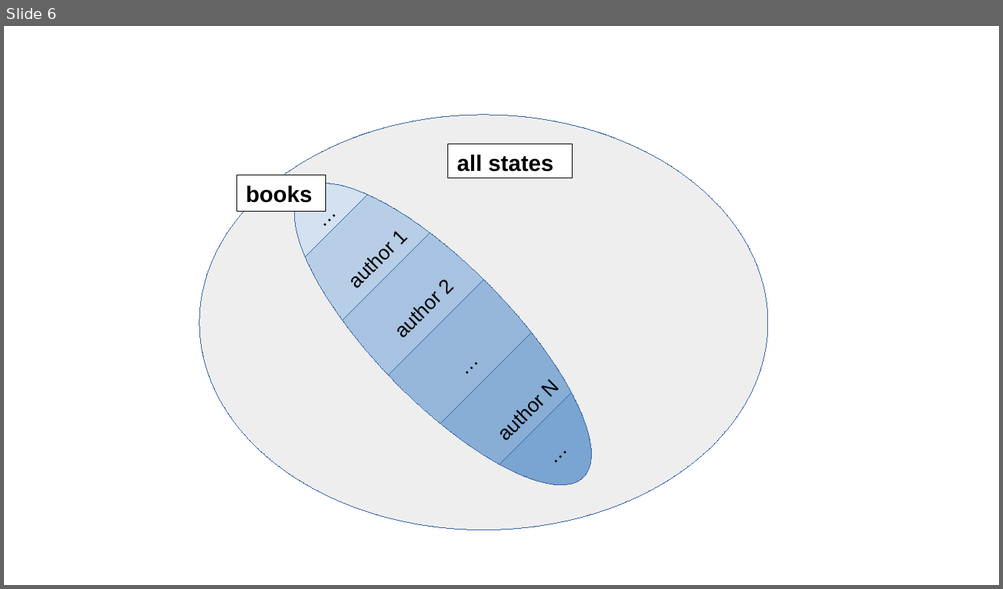
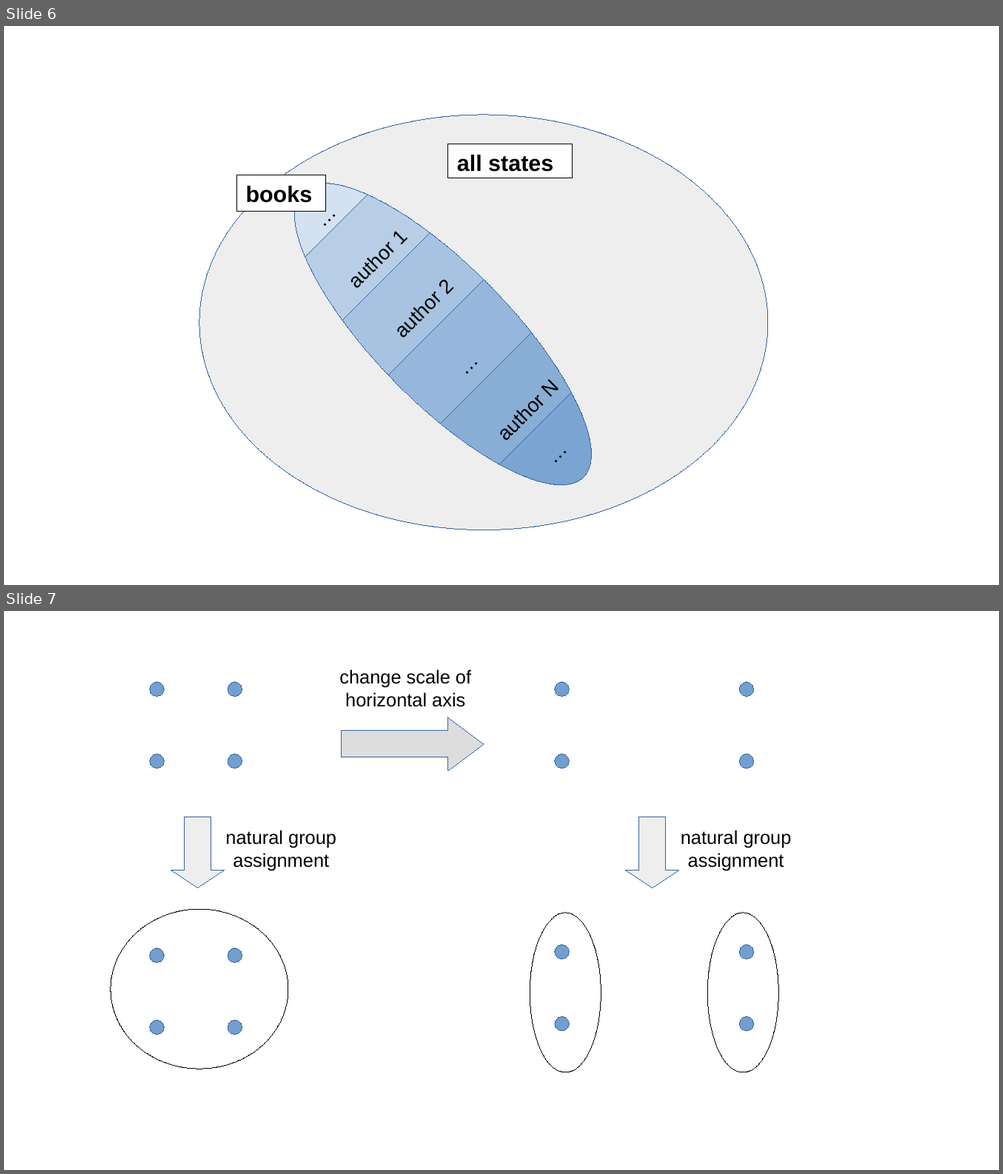
Before and after one commit to ajakovac/AI-slides, a slide deck: Sources/images.odp. Shown one above the other, each under a label of ours: slide 6 before the commit, slides 6 and 7 after it. The pictures are 1003x589 and 1003x1174 pixels, drawn with LibreOffice and Linux fonts; fonts in the diff are those of the drawing. Boxes give left, top, right and bottom in pixels: in the first picture for what was removed or moved away, otherwise in the second. Text is boxed around its words. In the diff, an @@ line names an element or a change of style, - is before the commit and + after.

```diff
--- a/Sources/images.odp
+++ b/Sources/images.odp
@@ slide 7 added at bbox=[4, 611, 999, 1170], background #FFFFFF @@
@@ text added at bbox=[339, 669, 471, 707], 15 pt, text #000000 @@
+change scale of horizontal axis
@@ ellipse added at bbox=[149, 682, 164, 697], fill #729FCF, outline #3465A4 0 pt @@
@@ ellipse added at bbox=[227, 682, 242, 697], fill #729FCF, outline #3465A4 0 pt @@
@@ ellipse added at bbox=[555, 682, 569, 697], fill #729FCF, outline #3465A4 0 pt @@
@@ ellipse added at bbox=[740, 682, 754, 697], fill #729FCF, outline #3465A4 0 pt @@
@@ right arrow added at bbox=[341, 718, 484, 771], fill #DDDDDD, outline #3465A4 0 pt @@
@@ ellipse added at bbox=[149, 755, 164, 769], fill #729FCF, outline #3465A4 0 pt @@
@@ ellipse added at bbox=[227, 755, 242, 769], fill #729FCF, outline #3465A4 0 pt @@
@@ ellipse added at bbox=[555, 755, 569, 769], fill #729FCF, outline #3465A4 0 pt @@
@@ ellipse added at bbox=[740, 755, 754, 769], fill #729FCF, outline #3465A4 0 pt @@
@@ down arrow added at bbox=[171, 817, 225, 888], fill #EEEEEE, outline #3465A4 0 pt @@
@@ text added at bbox=[225, 830, 336, 871], 15 pt, text #000000 @@
+natural group assignment
@@ down arrow added at bbox=[626, 817, 679, 888], fill #EEEEEE, outline #3465A4 0 pt @@
@@ text added at bbox=[680, 830, 791, 871], 15 pt, text #000000 @@
+natural group assignment
@@ ellipse added at bbox=[111, 910, 288, 1070], outline #000000 0 pt @@
@@ ellipse added at bbox=[530, 914, 601, 1073], outline #000000 0 pt @@
@@ ellipse added at bbox=[708, 914, 780, 1073], outline #000000 0 pt @@
@@ ellipse added at bbox=[149, 948, 164, 963], fill #729FCF, outline #3465A4 0 pt @@
@@ ellipse added at bbox=[227, 948, 242, 963], fill #729FCF, outline #3465A4 0 pt @@
@@ ellipse added at bbox=[555, 945, 569, 960], fill #729FCF, outline #3465A4 0 pt @@
@@ ellipse added at bbox=[740, 945, 754, 960], fill #729FCF, outline #3465A4 0 pt @@
@@ ellipse added at bbox=[149, 1021, 164, 1035], fill #729FCF, outline #3465A4 0 pt @@
@@ ellipse added at bbox=[227, 1021, 242, 1035], fill #729FCF, outline #3465A4 0 pt @@
@@ ellipse added at bbox=[555, 1017, 569, 1031], fill #729FCF, outline #3465A4 0 pt @@
@@ ellipse added at bbox=[740, 1017, 754, 1031], fill #729FCF, outline #3465A4 0 pt @@
```
Also in this commit, not shown: 18 other files.
